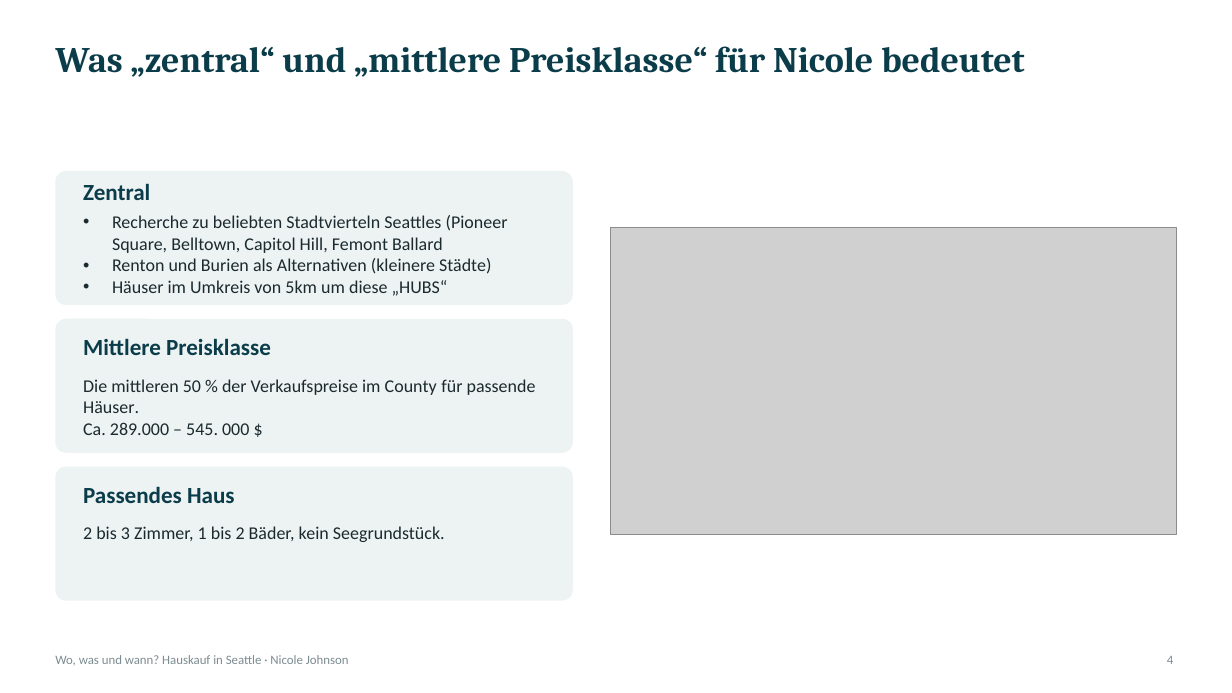
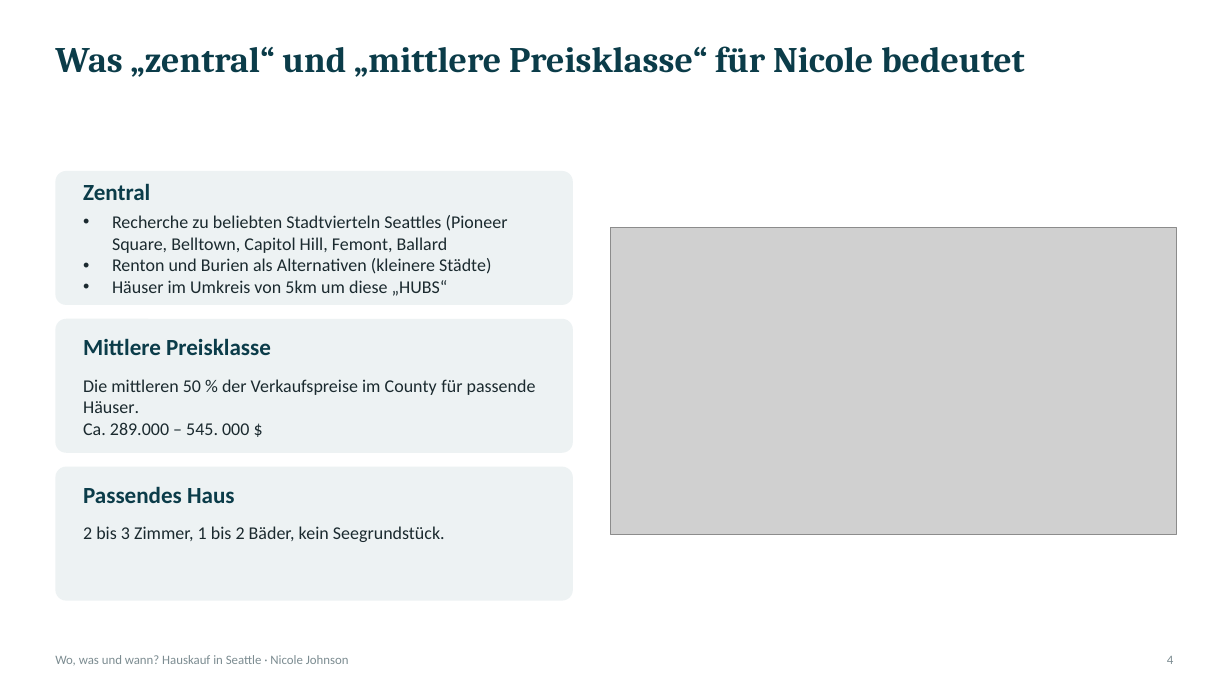
Before and after one commit to Litlebuda1/EDA_project, a slide deck: slide 4 of presentation/Hauskauf_Seattle.pptx. Drawn at 1232x693 pixels with LibreOffice and Linux fonts; fonts in the diff are those of the drawing; grey boxes stand for pictures. Boxes give left, top, right and bottom in pixels: in the first picture for what was removed or moved away, otherwise in the second. Text is boxed around its words. In the diff, an @@ line names an element or a change of style, - is before the commit and + after.

```diff
--- a/presentation/Hauskauf_Seattle.pptx
+++ b/presentation/Hauskauf_Seattle.pptx
@@ text at <box>112,215,508,253</box>: text changed @@
-• Recherche zu beliebten Stadtvierteln Seattles (Pioneer Square, Belltown, Capitol Hill, Femont Ballard
+• Recherche zu beliebten Stadtvierteln Seattles (Pioneer Square, Belltown, Capitol Hill, Femont, Ballard
```
Also in this commit, not shown: 1 other slide changed, 1 other file.
